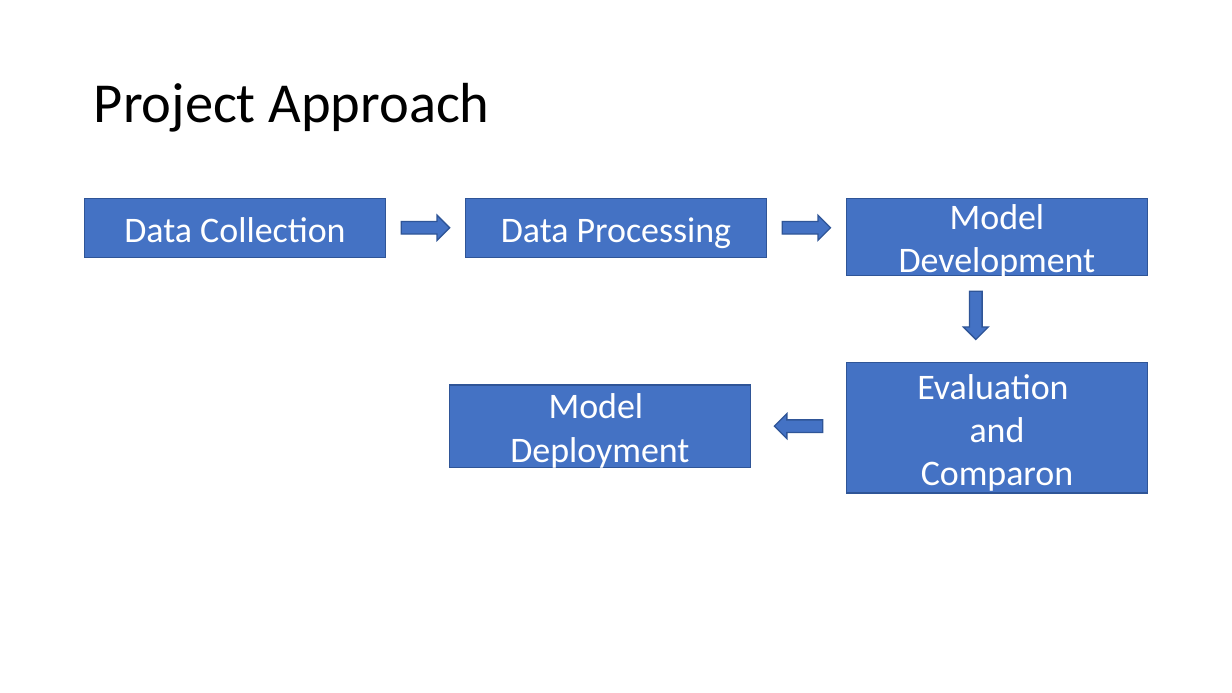
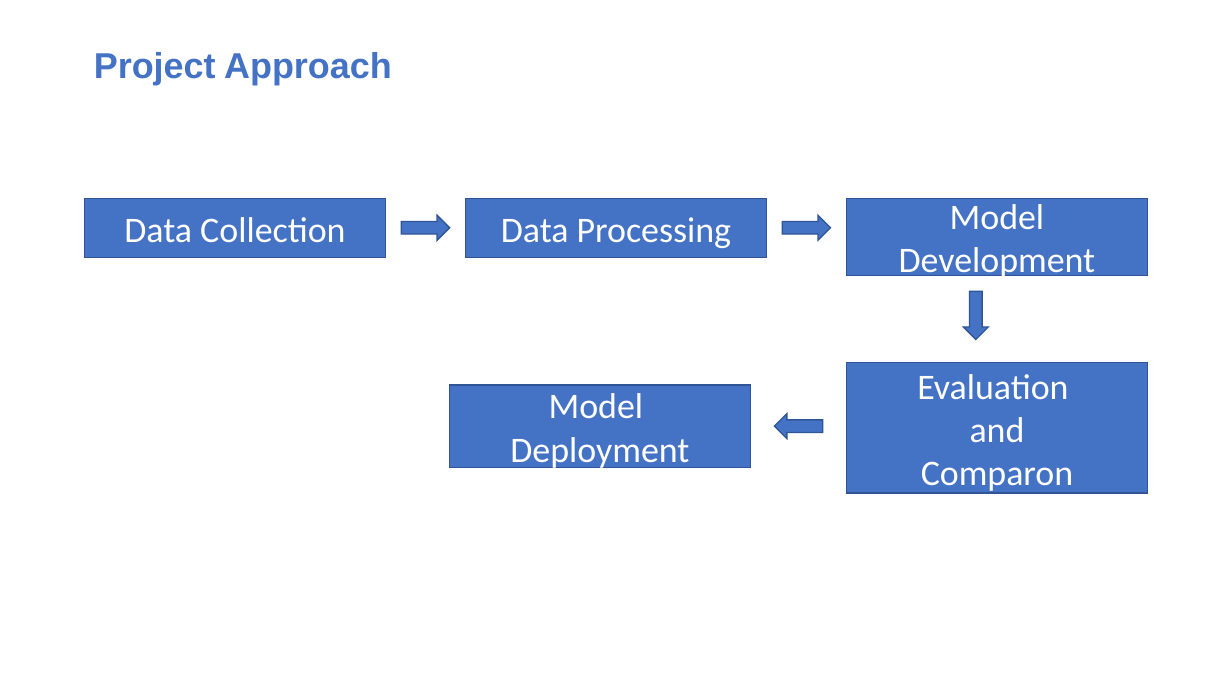
Before and after one commit to samson12193/xLSTM_Hate_Speech_Detector, a slide deck: slide 5 of Data Glacier Internship.pptx. Drawn at 1232x693 pixels with LibreOffice and Linux fonts; fonts in the diff are those of the drawing. Boxes give left, top, right and bottom in pixels: in the first picture for what was removed or moved away, otherwise in the second. Text is boxed around its words. In the diff, an @@ line names an element or a change of style, - is before the commit and + after.

```diff
--- a/Data Glacier Internship.pptx
+++ b/Data Glacier Internship.pptx
@@ title "Project Approach" at [94,52,391,85]: size 44 to 28 pt, font Calibri to Arial, text colour #000000 to #4472C4, bold on @@
```
Also in this commit, not shown: 6 other slides changed, 7 slides added, 1 slide removed.
